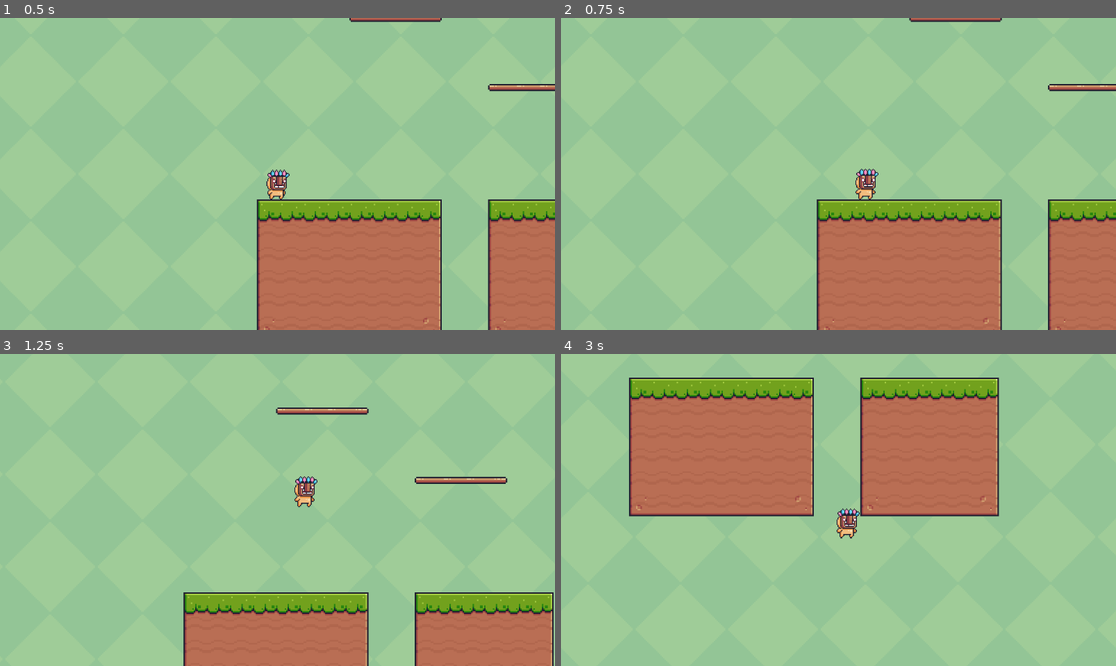
Above: before the commit, frames 1-4 (two rows, left to right).
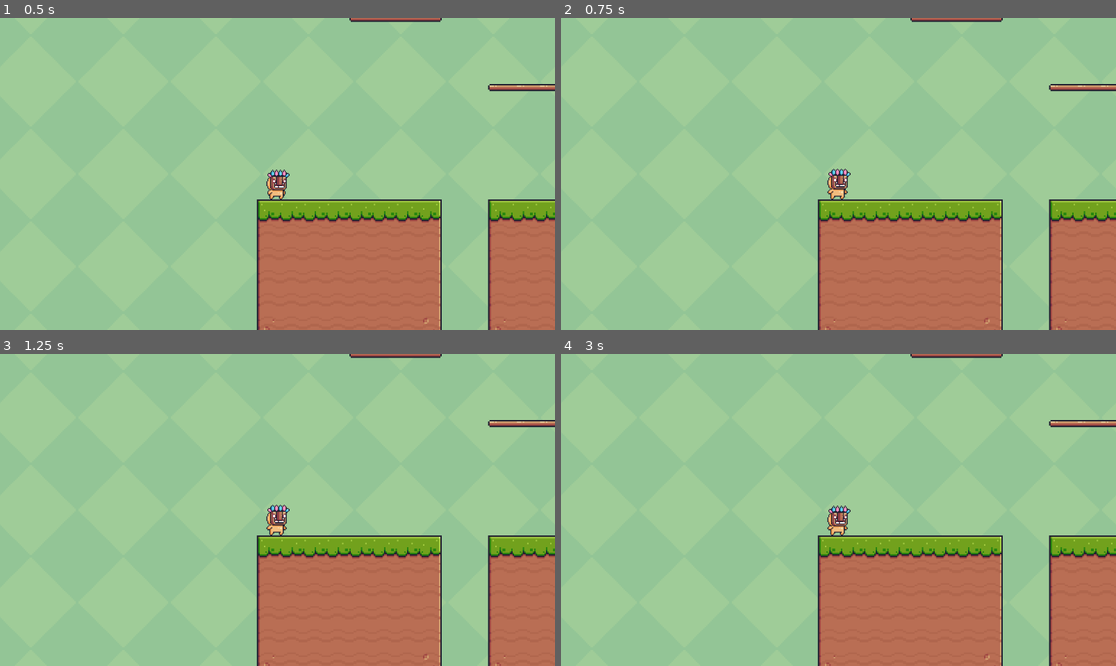
Above: after the commit, the same moments.

Repository: Dawid-Jarczok/NPG_projekt_zaliczeniowy
Game: Godot game, scene res://Scene_1.tscn
Two runs of this game, one before a commit and one after it. Both use one fixed random seed, a clock stepped at 60 frames per second and the inputs below.
Inputs:
- Up to frame 1 (0.5 s): no input
- Up to frame 2 (0.75 s): tap Enter at 0.5 s; hold D (move_right) from 0.53 s (still down)
- Up to frame 3 (1.25 s): keep holding D (move_right); tap Space (jump) at 0.77 s
- Up to frame 4 (3 s): tap Space (jump) at 1.52 s; release D (move_right) at 2.03 s; hold A (move_left) 2.03-2.78 s; hold D (move_right) from 2.78 s (still down)

Frame 1 is identical in both runs. In frame 2, 2.0% of the frame differs, in the area x 46-100%, y 0-100%; in frame 3, 20%; in frame 4, 46%, in the area x 12-100%, y 0-100%.
Error after the commit: Invalid assignment of property or key 'flip_h' with value of type 'bool' on a base object of type 'null instance'. (res://scripts/player_movement.gd:32)

Commit message:
changing_player

Diff:
--- a/gra_projektNPG/scripts/player_movement.gd
+++ b/gra_projektNPG/scripts/player_movement.gd
@@ -7,6 +7,7 @@
 # Get the gravity from the project settings to be synced with RigidBody nodes.
 var gravity = ProjectSettings.get_setting("physics/2d/default_gravity")
 
+@onready var sprite = $AnimatedSprite2D
 
 func _physics_process(delta):
 	# Add the gravity.
@@ -25,4 +26,8 @@
 	else:
 		velocity.x = move_toward(velocity.x, 0, SPEED)
 
+	if direction < 0:
+		sprite.flip_h = true
+	elif direction > 0:
+		sprite.flip_h = false
 	move_and_slide()
